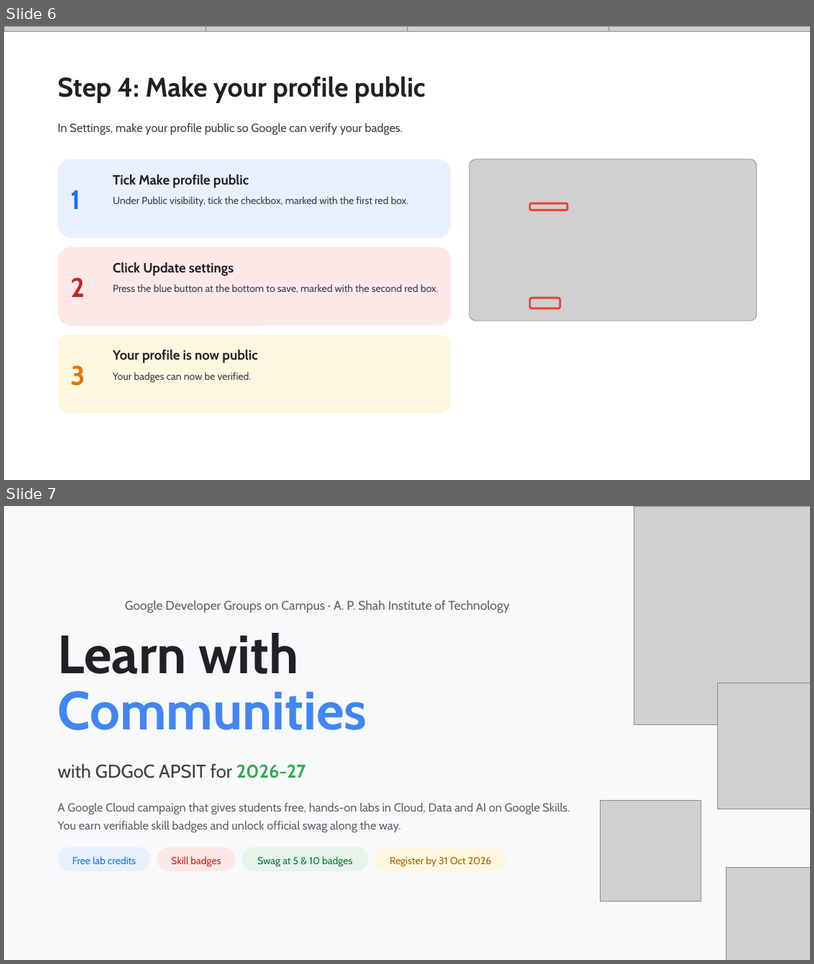
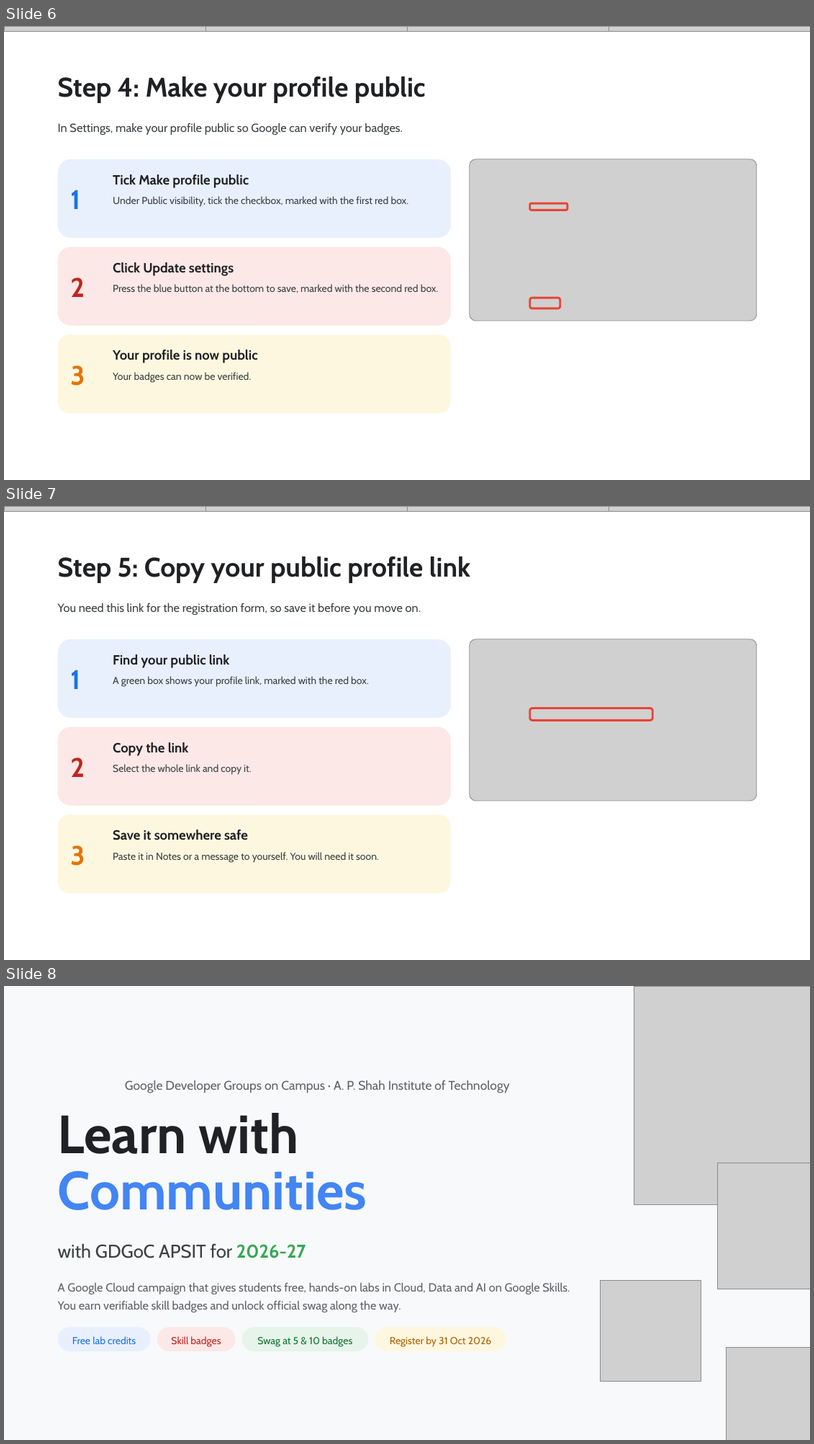
Before and after one commit to Viverun/Realism_Grade, a slide deck: Skill_Boost_Registration_Guide.pptx. Shown one above the other, each under a label of ours: slides 6 and 7 before the commit, slides 6, 7 and 8 after it. The pictures are 814x964 and 814x1444 pixels, drawn with LibreOffice and Linux fonts; fonts in the diff are those of the drawing; grey boxes stand for pictures; background and template pictures are left out. Boxes give left, top, right and bottom in pixels: in the first picture for what was removed or moved away, otherwise in the second. Text is boxed around its words. In the diff, an @@ line names an element or a change of style, - is before the commit and + after.

```diff
--- a/Skill_Boost_Registration_Guide.pptx
+++ b/Skill_Boost_Registration_Guide.pptx
@@ slide 7 added at box(4, 506, 810, 960), background #FFFFFF @@
@@ picture added at box(4, 506, 206, 511) @@
@@ picture added at box(206, 506, 407, 511) @@
@@ picture added at box(407, 506, 609, 511) @@
@@ picture added at box(609, 506, 810, 511) @@
@@ title added at box(58, 556, 471, 583), 32 pt, text #202124, bold @@
+Step 5: Copy your public profile link
@@ text added at box(58, 602, 421, 615), 14 pt, text #3C4043 @@
+You need this link for the registration form, so save it before you move on.
@@ rounded rectangle added at box(58, 639, 451, 718), fill #E8F0FE @@
@@ text added at box(113, 654, 230, 668), 16 pt, text #202124, bold @@
+Find your public link
@@ picture added at box(470, 639, 757, 800) @@
@@ text added at box(70, 670, 80, 689), 32 pt, text #1A73E8, bold @@
+1
@@ text added at box(113, 676, 369, 687), 12 pt, text #3C4043 @@
+A green box shows your profile link, marked with the red box.
@@ rounded rectangle added at box(530, 708, 653, 720), outline #EA4335 2.5 pt @@
@@ rounded rectangle added at box(58, 727, 451, 806), fill #FCE8E6 @@
@@ text added at box(113, 742, 189, 756), 16 pt, text #202124, bold @@
+Copy the link
@@ text added at box(70, 757, 85, 777), 32 pt, text #C5221F, bold @@
+2
@@ text added at box(113, 764, 252, 775), 12 pt, text #3C4043 @@
+Select the whole link and copy it.
@@ rounded rectangle added at box(58, 815, 451, 893), fill #FEF7E0 @@
@@ text added at box(113, 829, 248, 840), 16 pt, text #202124, bold @@
+Save it somewhere safe
@@ text added at box(70, 845, 85, 865), 32 pt, text #E37400, bold @@
+3
@@ text added at box(113, 852, 379, 862), 12 pt, text #3C4043 @@
+Paste it in Notes or a message to yourself. You will need it soon.
@@ what was slide 7 is now slide 8 @@
```
